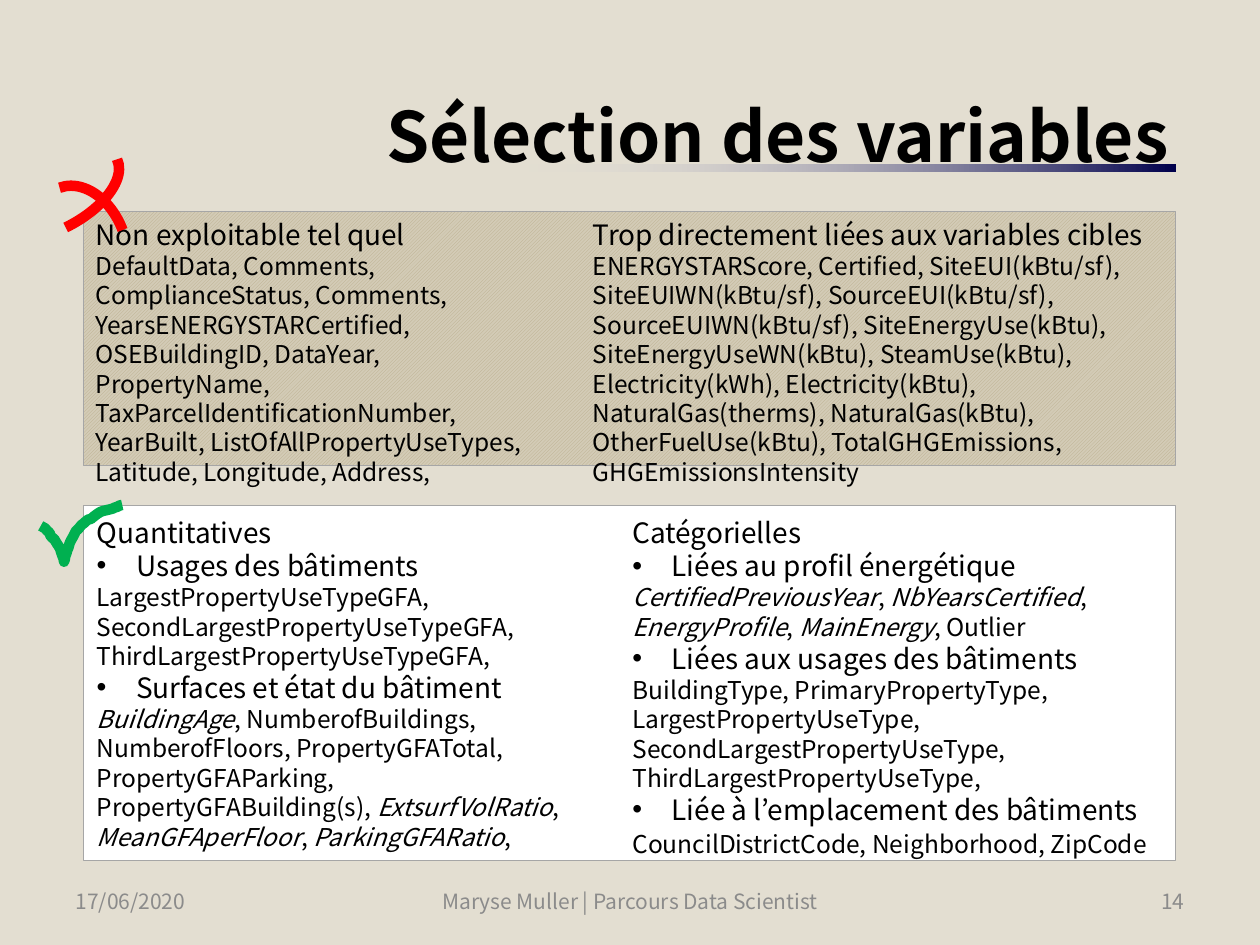
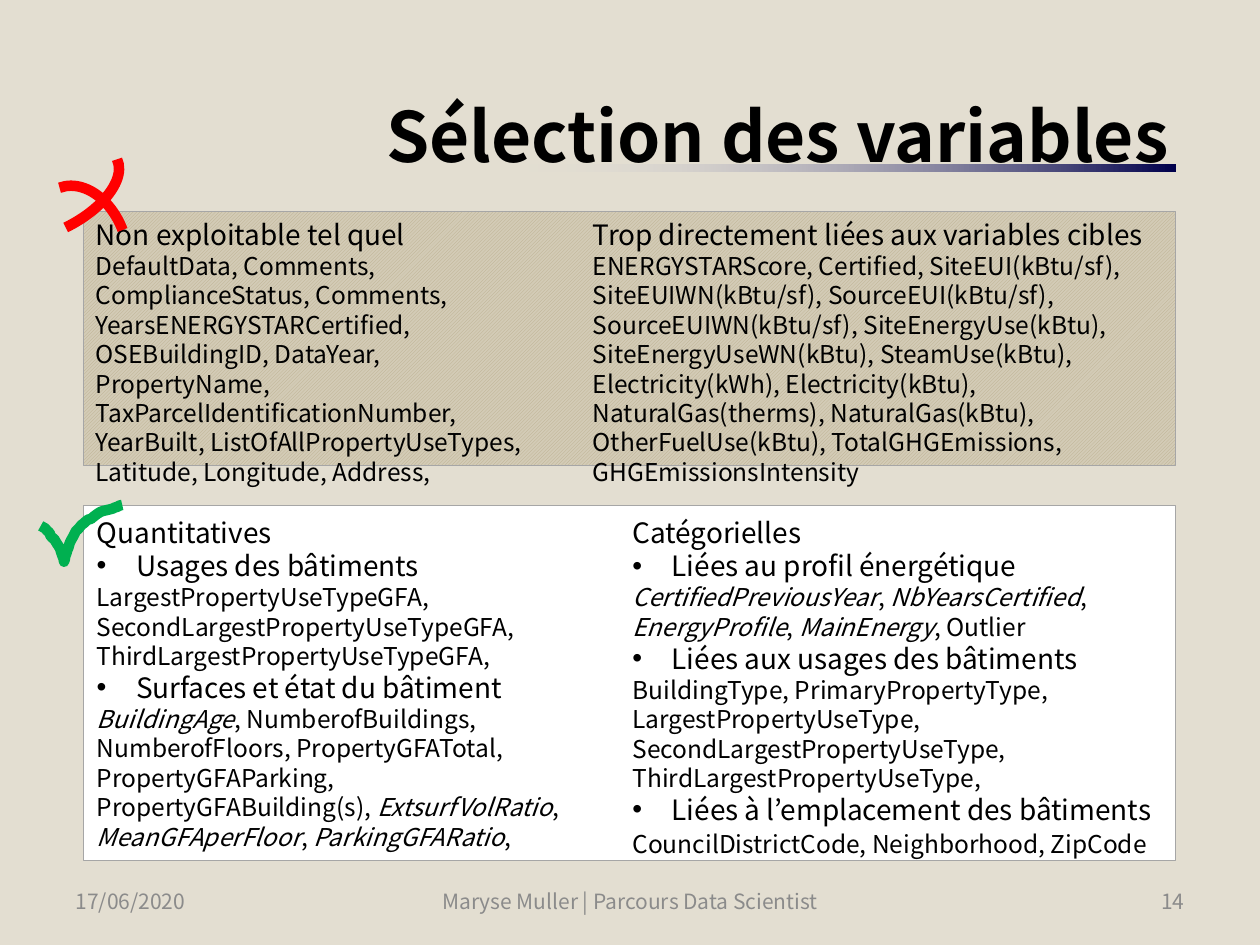
Before and after one commit to SmellyArmure/OC_DS_Project4, a slide deck: slide 14 of PRESENTATION/Projet4.pptx. Drawn at 1260x945 pixels with LibreOffice and Linux fonts; fonts in the diff are those of the drawing. Boxes give left, top, right and bottom in pixels: in the first picture for what was removed or moved away, otherwise in the second. Text is boxed around its words. In the diff, an @@ line names an element or a change of style, - is before the commit and + after.

```diff
--- a/PRESENTATION/Projet4.pptx
+++ b/PRESENTATION/Projet4.pptx
@@ text at (672, 792, 1151, 827): text changed @@
-• Liée à l’emplacement des bâtiments
+• Liées à l’emplacement des bâtiments
```
Also in this commit, not shown: 4 other slides changed, 2 slides added, 8 other files.
